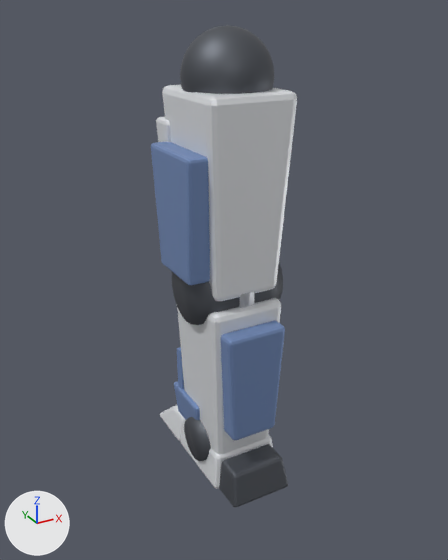
An edit to the glTF model game/assets/mech/leg_general_l.glb, drawn before and after from the same camera.
Both versions are drawn from a 50 mm lens placed at (-5.14, -9.24, 1.02), pointed at (0.06, 0.22, -3.71). Arrows for +X, +Y and +Z are at lower left; the lights stay in place. The older version comes first. Where no turn or scale is listed for an object, it has been applied to the vertices. Vertices at exactly the same position are counted once.

In view in the first picture: 'ankle', 'ankle_guard', 'calf', 'foot', 'heel', 'hip_joint', 'knee', 'shin', 'shin_vent', 'thigh', 'thigh_front', 'thigh_side', 'toe' and 1 more.
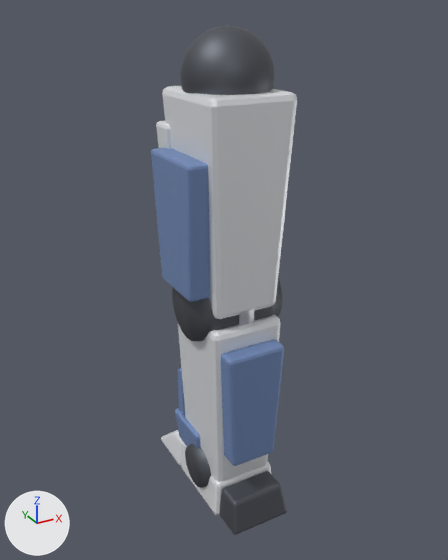
Where the change shows, as pixel boxes (x1, y1, x2, y2) in the pictures (448 x 560 px; the box of a moved part takes in the faces that stretch with it):
'thigh', reshaped, moved (8% taller)
    before: (162, 85, 297, 301)
    after: (162, 86, 297, 319)
'shin', reshaped, moved (7% taller)
    before: (177, 298, 281, 454)
    after: (178, 315, 281, 482)
'thigh_side', moved, rescaled (8% taller)
    before: (151, 142, 210, 285)
    after: (151, 148, 210, 302)
'calf', moved, rescaled (7% taller)
    before: (220, 321, 285, 440)
    after: (221, 339, 284, 466)
'heel', moved
    before: (219, 444, 288, 507)
    after: (219, 471, 287, 535)
'knee', moved
    before: (172, 263, 283, 325)
    after: (172, 279, 283, 341)
'foot', moved
    before: (181, 418, 273, 489)
    after: (181, 445, 272, 515)
'ankle', moved
    before: (184, 417, 211, 461)
    after: (185, 444, 211, 488)
'ankle_guard', moved
    before: (174, 381, 200, 420)
    after: (175, 408, 201, 448)
'toe', moved
    before: (160, 405, 184, 441)
    after: (161, 430, 185, 465)
'thigh_front', reshaped, moved (8% taller)
    before: (156, 117, 171, 142)
    after: (156, 121, 171, 148)
'shin_vent', moved
    before: (177, 347, 184, 389)
    after: (178, 368, 185, 413)
part 1 of me_thigh, moved or reshaped
    before: (163, 85, 297, 298)
    after: (163, 86, 297, 316)
part 3 of me_thigh_side, moved or reshaped
    before: (151, 142, 209, 284)
    after: (151, 148, 210, 300)
part 4 of me_calf, moved or reshaped
    before: (220, 321, 285, 439)
    after: (221, 339, 284, 465)

Patch to the scene script:
```diff
--- a/game/assets/mech/leg_general_l.glb.py
+++ b/game/assets/mech/leg_general_l.glb.py
@@ me_thigh @@
-me_thigh.from_pydata(...)  # 56 vertices, 108 faces; spans x -0.8..0.8, y -0.93..0.93, z 0.0..3.47
+me_thigh.from_pydata(...)  # 56 vertices, 108 faces; spans x -0.8..0.8, y -0.93..0.93, z 0.0..3.8
+# me_thigh part 1: the whole mesh is multiplied about its middle by the matrix ((1.0, 0.0, 0.0), (0.0, 1.0, 0.0), (0.0, 0.0, 1.097)), then moved by (0.0, 0.0, 0.16)
 me_thigh.materials.append(mat_m_main)
@@ me_thigh_front @@
-me_thigh_front.from_pydata(...)  # 56 vertices, 108 faces; spans x -0.85..0.85, y -0.25..0.25, z 0.0..2.74
+me_thigh_front.from_pydata(...)  # 56 vertices, 108 faces; spans x -0.85..0.85, y -0.25..0.25, z 0.0..3.0
+# me_thigh_front part 2: the whole mesh is multiplied about the mesh origin by the matrix ((1.0, 0.0, 0.0), (0.0, 1.0, 0.0), (0.0, 0.0, 1.096))
 me_thigh_front.materials.append(mat_m_main)
@@ me_thigh_side @@
-me_thigh_side.from_pydata(...)  # 56 vertices, 108 faces; spans x -0.25..0.25, y -0.76..0.76, z 0.0..2.19
+me_thigh_side.from_pydata(...)  # 56 vertices, 108 faces; spans x -0.25..0.25, y -0.76..0.76, z 0.0..2.4
+# me_thigh_side part 3: the whole mesh is scaled about its middle by (1, 1, 1.1), then moved by (0.0, 0.0, 0.1)
 me_thigh_side.materials.append(mat_m_sub)
@@ me_calf @@
-me_calf.from_pydata(...)  # 56 vertices, 108 faces; spans x -0.59..0.59, y -0.38..0.38, z 0.0..2.19
+me_calf.from_pydata(...)  # 56 vertices, 108 faces; spans x -0.59..0.59, y -0.38..0.38, z 0.0..2.4
+# me_calf part 4: the whole mesh is scaled about its middle by (1, 1, 1.1), then moved by (0.0, 0.0, 0.1)
 me_calf.materials.append(mat_m_sub)
@@ me_shin @@
-me_shin.from_pydata(...)  # 56 vertices, 108 faces; spans x -0.72..0.72, y -0.85..0.85, z 0.0..3.47
+me_shin.from_pydata(...)  # 56 vertices, 108 faces; spans x -0.72..0.72, y -0.85..0.85, z 0.0..3.8
+# me_shin part 5: the whole mesh is multiplied about its middle by the matrix ((1.0, 0.0, 0.0), (0.0, 1.0, 0.0), (0.0, 0.0, 1.097)), then moved by (0.0, 0.0, 0.16)
 me_shin.materials.append(mat_m_main)
@@ ob_thigh @@
 ob_thigh = bpy.data.objects.new('thigh', me_thigh)
-ob_thigh.location = (0.0, 0.0, -3.65)
+ob_thigh.location = (0.0, 0.0, -4.0)
@@ ob_thigh_front @@
 ob_thigh_front = bpy.data.objects.new('thigh_front', me_thigh_front)
-ob_thigh_front.location = (0.0, 0.85, -3.47)
+ob_thigh_front.location = (0.0, 0.85, -3.8)
@@ ob_thigh_side @@
 ob_thigh_side = bpy.data.objects.new('thigh_side', me_thigh_side)
-ob_thigh_side.location = (-0.85, 0.0, -3.29)
+ob_thigh_side.location = (-0.85, 0.0, -3.6)
@@ ob_knee @@
 ob_knee = bpy.data.objects.new('knee', me_knee)
-ob_knee.location = (0.0, 0.0, -3.65)
+ob_knee.location = (0.0, 0.0, -3.99)
@@ ob_ankle @@
 ob_ankle = bpy.data.objects.new('ankle', me_ankle)
-ob_ankle.location = (0.0, 0.0, -6.97)
+ob_ankle.location = (0.0, 0.0, -7.65)
@@ ob_ankle_guard @@
 ob_ankle_guard = bpy.data.objects.new('ankle_guard', me_ankle_guard)
-ob_ankle_guard.location = (0.0, 0.51, -6.97)
+ob_ankle_guard.location = (0.0, 0.51, -7.65)
@@ ob_calf @@
 ob_calf = bpy.data.objects.new('calf', me_calf)
-ob_calf.location = (0.0, -0.76, -6.4)
+ob_calf.location = (0.0, -0.76, -6.99)
@@ ob_foot @@
 ob_foot = bpy.data.objects.new('foot', me_foot)
-ob_foot.location = (0.0, 0.0, -7.65)
+ob_foot.location = (0.0, 0.0, -8.33)
@@ ob_heel @@
 ob_heel = bpy.data.objects.new('heel', me_heel)
-ob_heel.location = (0.0, -1.11, -7.65)
+ob_heel.location = (0.0, -1.11, -8.33)
@@ ob_shin @@
 ob_shin = bpy.data.objects.new('shin', me_shin)
-ob_shin.location = (0.0, 0.0, -7.31)
+ob_shin.location = (0.0, 0.0, -7.99)
@@ ob_shin_vent @@
 ob_shin_vent = bpy.data.objects.new('shin_vent', me_shin_vent)
-ob_shin_vent.location = (-0.51, 0.82, -6.21)
+ob_shin_vent.location = (-0.51, 0.82, -6.79)
@@ ob_toe @@
 ob_toe = bpy.data.objects.new('toe', me_toe)
-ob_toe.location = (0.0, 1.45, -7.65)
+ob_toe.location = (0.0, 1.45, -8.33)
```
